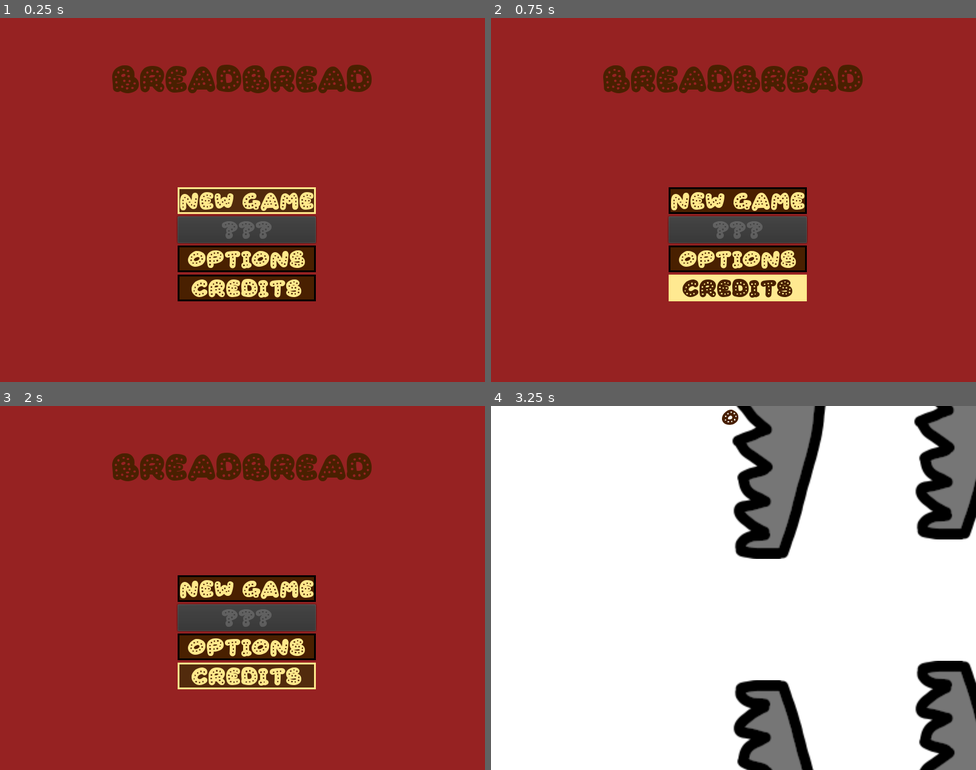
Above: before the commit, frames 1-4 (two rows, left to right).
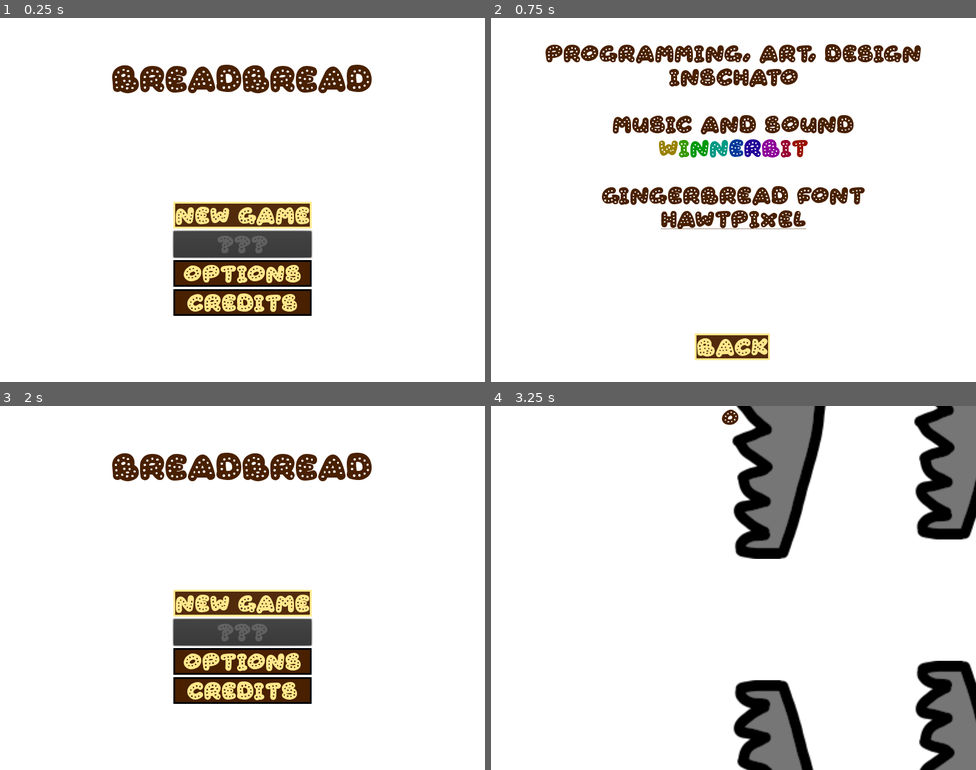
Above: after the commit, the same moments.

Repository: Inschato/BreadBread
Game: Godot game, scene res://Main.tscn
The game is run twice, just before and just after one commit, with the same random seed, the same clock (stepped at 60 frames per second) and the same inputs.
Inputs (mouse positions are in pixels of both pictures, inside the frame that each line leads up to):
- Up to frame 1 (0.25 s): no input
- Up to frame 2 (0.75 s): click "Credits" at 0.5 s
- Up to frame 3 (2 s): click (242, 733) at 1.25 s, where only the run after the commit has a clickable "Back"
- Up to frame 4 (3.25 s): click "New Game" at 2 s; hold Right (move_right) from 2.78 s (still down)

The runs differ from the first frame. In frame 1, 96% of the frame differs, in the area x 0-100%, y 0-100%; in frame 2, 99%; in frame 3, 96%; in frame 4, nothing differs.

Commit message:
Add WinnerBit menu music, credits menu

Diff:
--- a/Main.gd
+++ b/Main.gd
@@ -104,3 +104,16 @@
 	current_game.connect("show_message", self, "show_message")
 	$GameHolder.add_child(current_game)
 	current_game.new_game()
+
+func _on_CreditsButton_pressed():
+	$MenuHolder/MainMenu.hide()
+	$MenuHolder/Credits/BackButton.grab_focus()
+	$MenuHolder/Credits.show()
+
+func credits_back_button_pressed():
+	$MenuHolder/Credits.hide()
+	open()
+
+
+func _on_CreditsLabel_meta_clicked(meta):
+	OS.shell_open(str(meta))
--- a/Main.tscn
+++ b/Main.tscn
@@ -3,7 +3,7 @@
 [ext_resource path="res://fonts/Gingerbread-ExEW.ttf" type="DynamicFontData" id=1]
 [ext_resource path="res://Main.gd" type="Script" id=2]
 [ext_resource path="res://ui/Options.tscn" type="PackedScene" id=3]
-[ext_resource path="res://music/poker_night.ogg" type="AudioStream" id=4]
+[ext_resource path="res://music/BreadBread_Menu.mp3" type="AudioStream" id=4]
 [ext_resource path="res://PauseMenu.gd" type="Script" id=5]
 
 [sub_resource type="InputEventAction" id=2]
@@ -33,6 +33,7 @@
 
 [node name="MenuHolder" type="CanvasLayer" parent="."]
 pause_mode = 2
+layer = 2
 script = ExtResource( 5 )
 
 [node name="HiddenEscButton" type="Button" parent="MenuHolder"]
@@ -85,11 +86,12 @@
 text = "Retry"
 
 [node name="MainMenu" type="CanvasLayer" parent="MenuHolder"]
+layer = 2
+visible = false
 
 [node name="ColorRect" type="ColorRect" parent="MenuHolder/MainMenu"]
 anchor_right = 1.0
 anchor_bottom = 1.0
-color = Color( 0.588235, 0.133333, 0.133333, 1 )
 
 [node name="Title" type="Label" parent="MenuHolder/MainMenu"]
 anchor_left = 0.5
@@ -106,10 +108,10 @@
 anchor_top = 0.5
 anchor_right = 0.5
 anchor_bottom = 0.5
-margin_left = -107.0
-margin_top = -21.0
-margin_right = 107.0
-margin_bottom = 21.0
+margin_left = -114.0
+margin_top = 3.0
+margin_right = 114.0
+margin_bottom = 191.0
 
 [node name="ResumeGameButton" type="Button" parent="MenuHolder/MainMenu/MainMenuGrid"]
 visible = false
@@ -148,7 +150,49 @@
 margin_bottom = 40.0
 
 [node name="OptionsMenu" parent="MenuHolder" instance=ExtResource( 3 )]
-visible = false
+layer = 2
+
+[node name="Credits" type="CanvasLayer" parent="MenuHolder"]
+layer = 2
+visible = false
+
+[node name="ColorRect" type="ColorRect" parent="MenuHolder/Credits"]
+anchor_right = 1.0
+anchor_bottom = 1.0
+
+[node name="CreditsLabel" type="RichTextLabel" parent="MenuHolder/Credits"]
+anchor_right = 1.0
+anchor_bottom = 1.0
+bbcode_enabled = true
+bbcode_text = " [center][color=#492000]Programming, Art, Design
+Inschato
+
+Music and sound
+[rainbow freq=0.2 sat=1 val=0.6]Winnerbit[/rainbow]
+
+Gingerbread Font
+[url=https://www.fontspace.com/gingerbread-font-f30406]HAWTPIXEL[/url]
+[/color][/center]"
+text = " Programming, Art, Design
+Inschato
+
+Music and sound
+Winnerbit
+
+Gingerbread Font
+HAWTPIXEL
+"
+
+[node name="BackButton" type="Button" parent="MenuHolder/Credits"]
+anchor_left = 0.5
+anchor_top = 1.0
+anchor_right = 0.5
+anchor_bottom = 1.0
+margin_left = -64.0
+margin_top = -80.0
+margin_right = 60.0
+margin_bottom = -36.0
+text = "Back"
 
 [connection signal="pressed" from="MenuHolder/HiddenEscButton" to="MenuHolder" method="_on_HiddenEscButton_pressed"]
 [connection signal="pressed" from="MenuHolder/RetryMenu/GridContainer/NextLevelButton" to="." method="_on_NextLevelButton_pressed"]
@@ -156,6 +200,9 @@
 [connection signal="pressed" from="MenuHolder/MainMenu/MainMenuGrid/ResumeGameButton" to="MenuHolder" method="_on_ResumeGameButton_pressed"]
 [connection signal="pressed" from="MenuHolder/MainMenu/MainMenuGrid/NewGameButton" to="." method="_on_NewGameButton_pressed"]
 [connection signal="pressed" from="MenuHolder/MainMenu/MainMenuGrid/OptionsButton" to="." method="_on_OptionsButton_pressed"]
+[connection signal="pressed" from="MenuHolder/MainMenu/MainMenuGrid/CreditsButton" to="." method="_on_CreditsButton_pressed"]
 [connection signal="music_volume_changed" from="MenuHolder/OptionsMenu" to="." method="_on_OptionsMenu_music_volume_changed"]
 [connection signal="options_back" from="MenuHolder/OptionsMenu" to="." method="_on_OptionsMenu_options_back"]
 [connection signal="sound_volume_changed" from="MenuHolder/OptionsMenu" to="." method="_on_OptionsMenu_sound_volume_changed"]
+[connection signal="meta_clicked" from="MenuHolder/Credits/CreditsLabel" to="." method="_on_CreditsLabel_meta_clicked"]
+[connection signal="pressed" from="MenuHolder/Credits/BackButton" to="." method="credits_back_button_pressed"]
--- /dev/null
+++ b/levels/level3/BreakBread.tscn
@@ -0,0 +1,7 @@
+[gd_scene format=2]
+
+[node name="BreakBread" type="Node"]
+
+[node name="ColorRect" type="ColorRect" parent="."]
+anchor_right = 1.0
+anchor_bottom = 1.0
--- /dev/null
+++ b/levels/level3/Paddle.tscn
@@ -0,0 +1,12 @@
+[gd_scene load_steps=2 format=2]
+
+[ext_resource path="res://art/Bread2.png" type="Texture" id=1]
+
+[node name="Paddle" type="KinematicBody2D"]
+
+[node name="Sprite" type="Sprite" parent="."]
+scale = Vector2( 0.75, 0.75 )
+texture = ExtResource( 1 )
+
+[node name="CollisionPolygon2D" type="CollisionPolygon2D" parent="."]
+polygon = PoolVector2Array( -59, -27, 56, -27, 66, -23, 72, -17, 75, -11, 75, 7, 68, 19, 53, 26, -51, 26, -65, 22, -75, 7, -75, -11, -69, -21 )
Not shown, added: music/BreadBread_Menu.mp3.import
Not shown, changed: music/attribution.txt
Not shown, added: music/BreadBread_Menu.mp3
